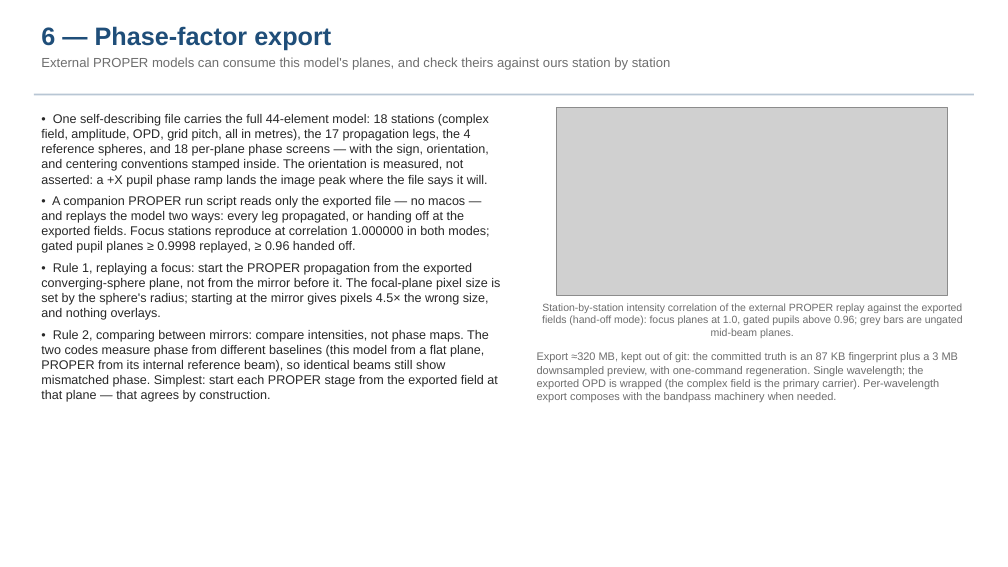
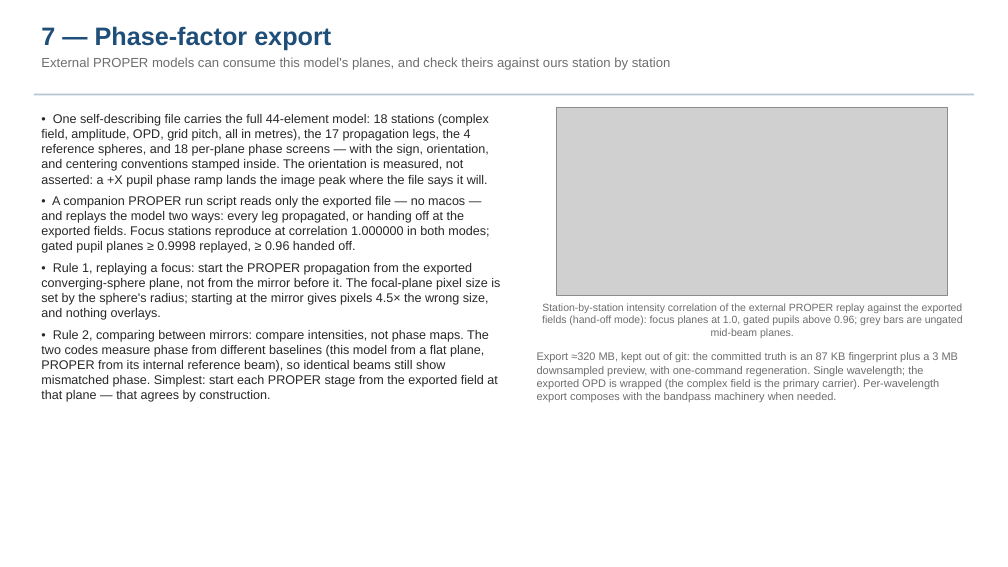
Before and after one commit to nasa-jpl/MACOS_resources, a slide deck: slide 8 of mmacos/templates/30_instruments/bench_ctb/deck_ctb.pptx (slide 7 before the commit). Drawn at 1008x567 pixels with LibreOffice and Linux fonts; fonts in the diff are those of the drawing; grey boxes stand for pictures. Boxes give left, top, right and bottom in pixels: in the first picture for what was removed or moved away, otherwise in the second. Text is boxed around its words. In the diff, an @@ line names an element or a change of style, - is before the commit and + after.

```diff
--- a/mmacos/templates/30_instruments/bench_ctb/deck_ctb.pptx
+++ b/mmacos/templates/30_instruments/bench_ctb/deck_ctb.pptx
@@ text at [41,26,331,51]: text changed @@
-6 — Phase-factor export
+7 — Phase-factor export
```
Also in this commit, not shown: 4 other slides changed, 1 slide added, 7 other files.
